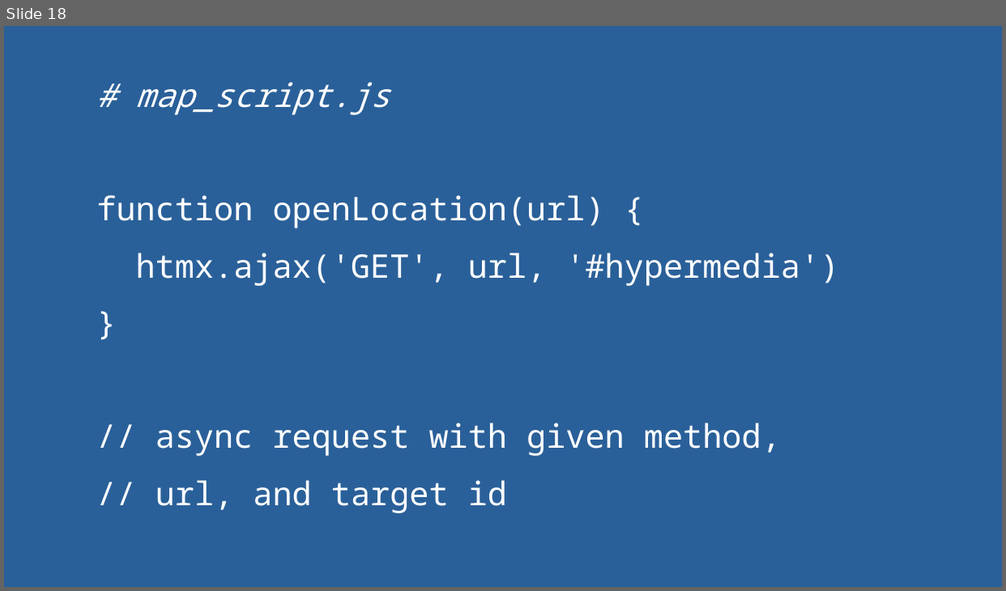
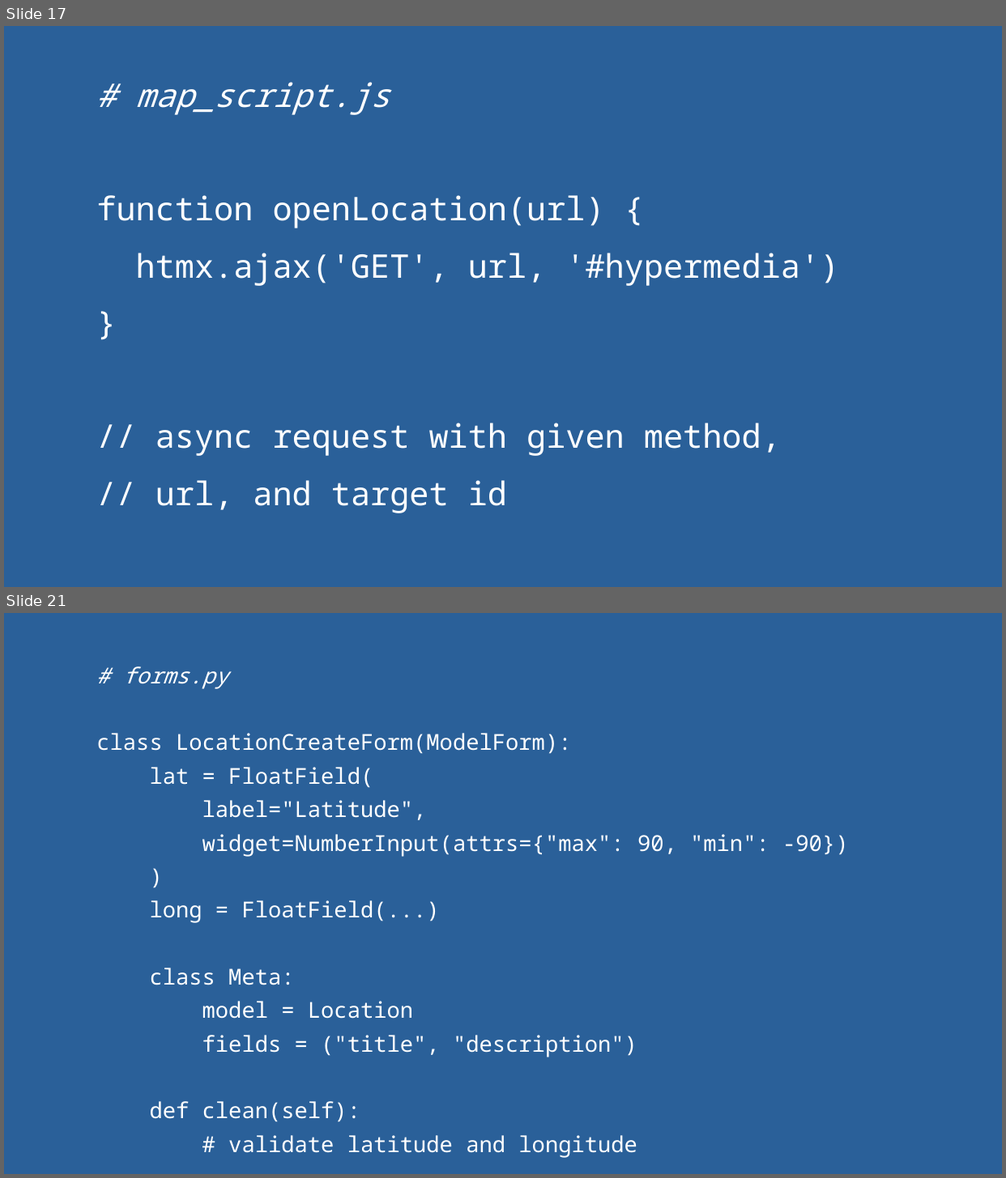
Before and after one commit to andywar65/map_swap_example, a slide deck: hypermedia_driven_maps.odp. Shown one above the other, each under a label of ours: slide 18 before the commit, slides 17 and 21 after it; the slides between them are not shown. The pictures are 1006x591 and 1006x1178 pixels, drawn with LibreOffice and Linux fonts; fonts in the diff are those of the drawing. Boxes give left, top, right and bottom in pixels: in the first picture for what was removed or moved away, otherwise in the second. Text is boxed around its words. In the diff, an @@ line names an element or a change of style, - is before the commit and + after.

```diff
--- a/hypermedia_driven_maps.odp
+++ b/hypermedia_driven_maps.odp
@@ slide 21 added at [4, 613, 1002, 1174], background #2A6099 @@
@@ text added at [96, 666, 848, 1158], 17.5 pt, text #FFFFFF @@
+# forms.py
+class LocationCreateForm(ModelForm):
+lat = FloatField(
+label="Latitude",
+widget=NumberInput(attrs={"max": 90, "min": -90})
+)
+long = FloatField(...)
+class Meta:
+model = Location
+fields = ("title", "description")
+def clean(self):
+# validate latitude and longitude
@@ what was slide 18 is now slide 17 @@
```
Also in this commit, not shown: 7 slides changed, 9 other slides added, 3 slides removed.
